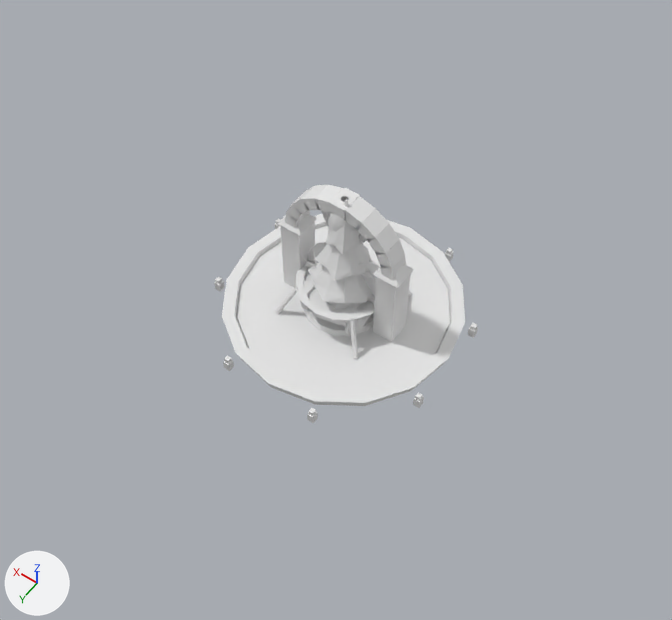
Renders of the Blender file assets/town.blend from each side of a commit.
One viewpoint serves both versions: a 50 mm lens placed at (-34.0, 48.9, 76.2), pointed at (-2.1, 4.4, 6.2). The lights are fixed; the arrows at lower left show +X, +Y and +Z. The picture after the commit comes second.

The scene before the commit, as lines of its bpy script (objects in view):
```python
me_foliage = bpy.data.meshes.new('Foliage')
me_foliage.from_pydata(...)  # 160 vertices, 304 faces; spans x -4.11..4.11, y -3.96..3.96, z 2.55..17.07
me_foliage.materials.append(mat_foliage)  # white #e7e7e7
me_stone_002 = bpy.data.meshes.new('Stone.002')
me_stone_002.from_pydata(...)  # 336 vertices, 628 faces; spans x -12.7..12.7, y -12.7..12.7, z 0.0..4.7
me_stone_002.materials.append(mat_stone)  # white #e7e7e7
me_stone_005 = bpy.data.meshes.new('Stone.005')
me_stone_005.from_pydata(...)  # 192 vertices, 312 faces; spans x -8.0..8.0, y -8.0..8.0, z 0.0..16.3
me_stone_005.materials.append(mat_stone)  # white #e7e7e7
ob_chamberportal_stone = bpy.data.objects.new('ChamberPortal_Stone', me_stone_005)
ob_chamberportal_stone.location = (0.0, 0.0, 0.0)
ob_ghostfountain_stone = bpy.data.objects.new('GhostFountain_Stone', me_stone_002)
ob_ghostfountain_stone.location = (0.0, 0.0, 0.0)
ob_pinetree_foliage = bpy.data.objects.new('PineTree_Foliage', me_foliage)
ob_pinetree_foliage.location = (0.0, 0.0, 0.0)
# also in view: 'RebirthAltar_Stone' at (0.0, 0.0, 2.3); 'GhostFountain_Water' at (0.0, 0.0, 2.9)
```
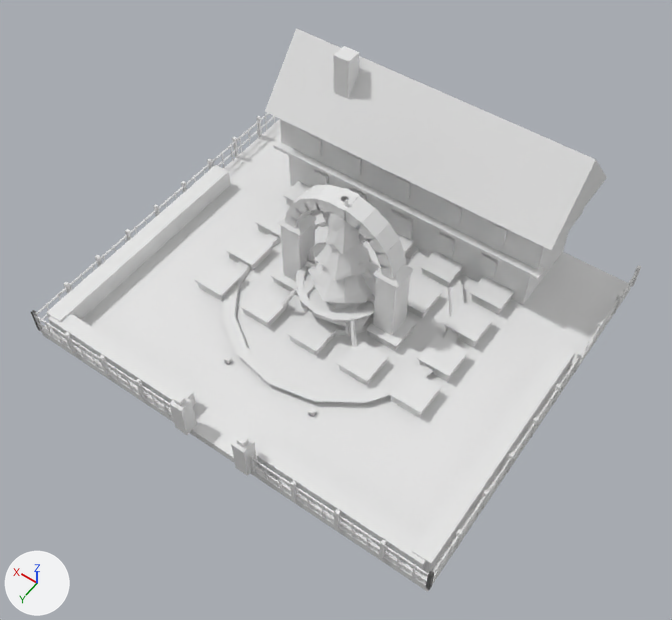
What differs and where, as boxes [x1, y1, x2, y2] in the pictures (672 x 620 px):
'HauntShowcase_Stone', added
    after: [41, 46, 631, 592]
'HauntShowcase_Roof', added
    after: [265, 28, 607, 280]
'HauntShowcase_Foliage', added
    after: [47, 165, 575, 574]
'HauntShowcase_Wood', added
    after: [280, 119, 584, 305]
'HauntShowcase_Metal', added
    after: [31, 113, 641, 590]
'HauntShowcase_Accent', added
    after: [174, 133, 581, 448]

Edits to the bpy script that builds the scene:
```text
Add me_cube_254:
    me_cube_254.from_pydata(...)  # a box spanning x -22.5..-20.6, y -6.6..19.4, z 1.0..3.2; a box spanning x -21.9..-4.5, y 17.9..19.8, z 1.0..3.0; a box spanning x 20.5..22.4, y -6.6..19.3, z 1.0..3.2; a box spanning x 4.5..21.9, y 17.9..19.8, z 1.0..3.0
    me_cube_254.materials.append(mat_foliage)  # white #e7e7e7
Add me_cube_146:
    me_cube_146.from_pydata(...)  # 864 vertices, 1296 faces; spans x -23.2..23.2, y -19.8..20.5, z 1.0..3.9
    me_cube_146.materials.append(mat_metal)  # white #e7e7e7
Add me_cube_089:
    me_cube_089.from_pydata(...)  # 120 vertices, 180 faces; spans x -15.9..15.9, y -18.6..20.7, z 3.1..10.7
    me_cube_089.materials.append(mat_accent)  # white #e7e7e7
Add me_cube_085:
    me_cube_085.from_pydata(...)  # 22 vertices, 32 faces; spans x -16.8..16.8, y -21.0..-9.2, z 1.0..18.7
    me_cube_085.materials.append(mat_roof)  # white #e7e7e7
Add me_cube_083:
    me_cube_083.from_pydata(...)  # a box spanning x -15.0..15.0, y -19.6..-10.6, z 1.0..7.0; a box spanning x -15.7..15.7, y -20.2..-10.3, z 7.0..12.0
    me_cube_083.materials.append(mat_wood)  # white #e7e7e7
Add me_cube_082:
    me_cube_082.from_pydata(...)  # 360 vertices, 540 faces; spans x -23.0..23.0, y -19.6..21.0, z 0.0..20.0
    me_cube_082.materials.append(mat_stone)  # white #e7e7e7
Add ob_hauntshowcase_foliage:
    ob_hauntshowcase_foliage = bpy.data.objects.new('HauntShowcase_Foliage', me_cube_254)
    ob_hauntshowcase_foliage.location = (0.0, 0.0, 0.0)
Add ob_hauntshowcase_metal:
    ob_hauntshowcase_metal = bpy.data.objects.new('HauntShowcase_Metal', me_cube_146)
    ob_hauntshowcase_metal.location = (0.0, 0.0, 0.0)
Add ob_hauntshowcase_accent:
    ob_hauntshowcase_accent = bpy.data.objects.new('HauntShowcase_Accent', me_cube_089)
    ob_hauntshowcase_accent.location = (0.0, 0.0, 0.0)
Add ob_hauntshowcase_roof:
    ob_hauntshowcase_roof = bpy.data.objects.new('HauntShowcase_Roof', me_cube_085)
    ob_hauntshowcase_roof.location = (0.0, 0.0, 0.0)
Add ob_hauntshowcase_wood:
    ob_hauntshowcase_wood = bpy.data.objects.new('HauntShowcase_Wood', me_cube_083)
    ob_hauntshowcase_wood.location = (0.0, 0.0, 0.0)
Add ob_hauntshowcase_stone:
    ob_hauntshowcase_stone = bpy.data.objects.new('HauntShowcase_Stone', me_cube_082)
    ob_hauntshowcase_stone.location = (0.0, 0.0, 0.0)
```
